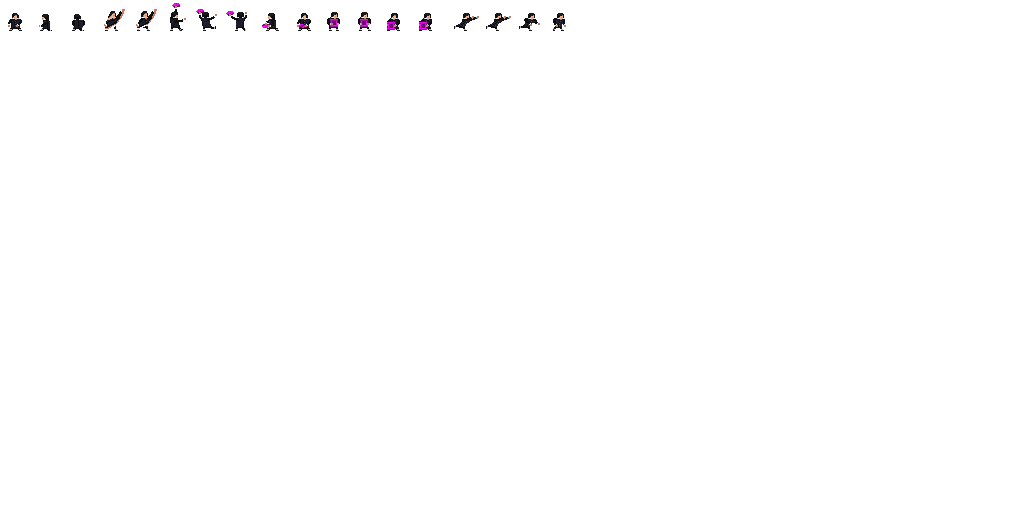
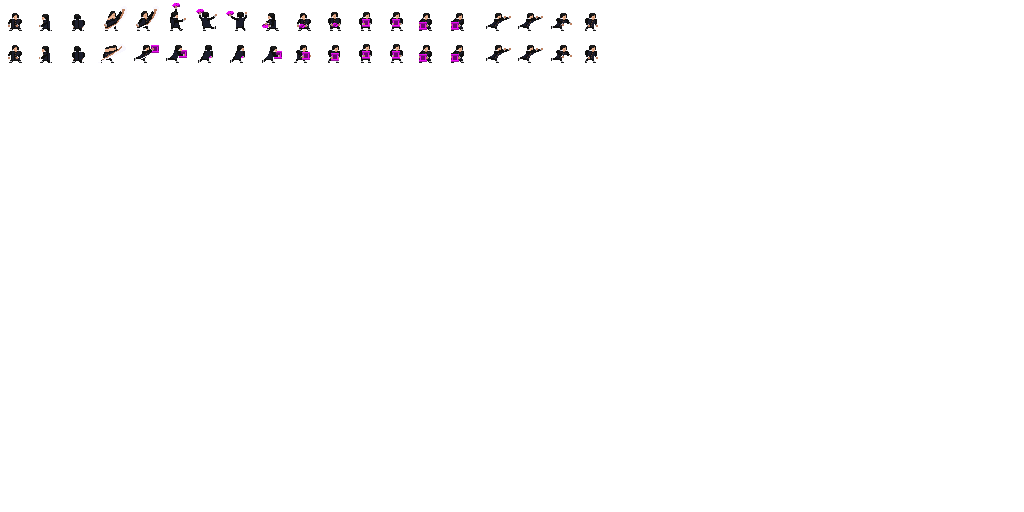
Layered file, before and after one edit (1024x512). Changes by layer:
painted on "Main" over [8, 8, 598, 63]
